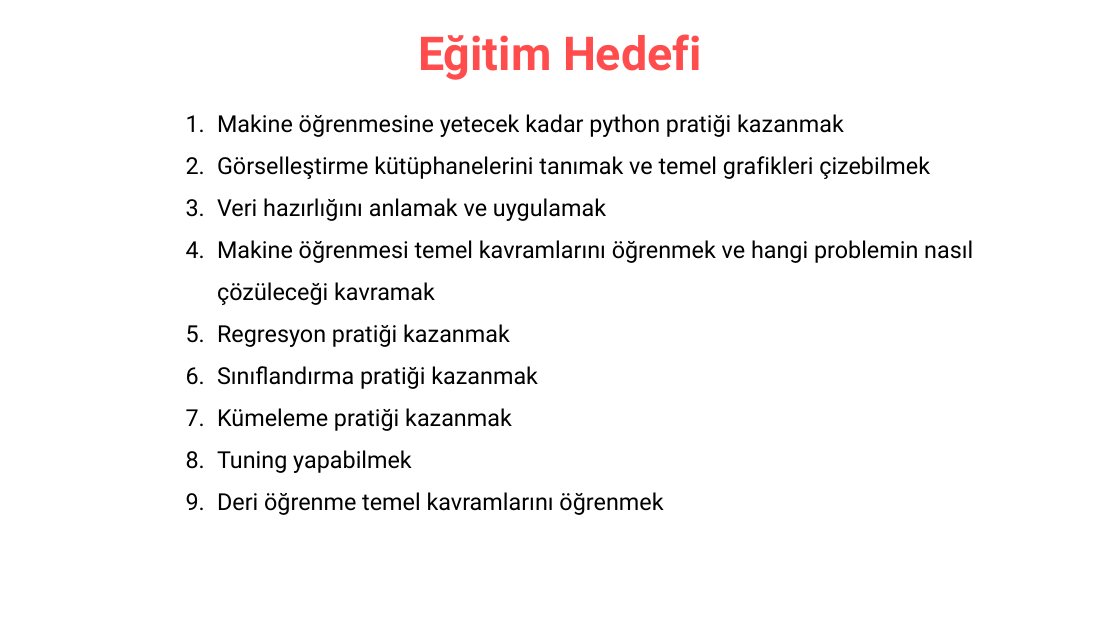
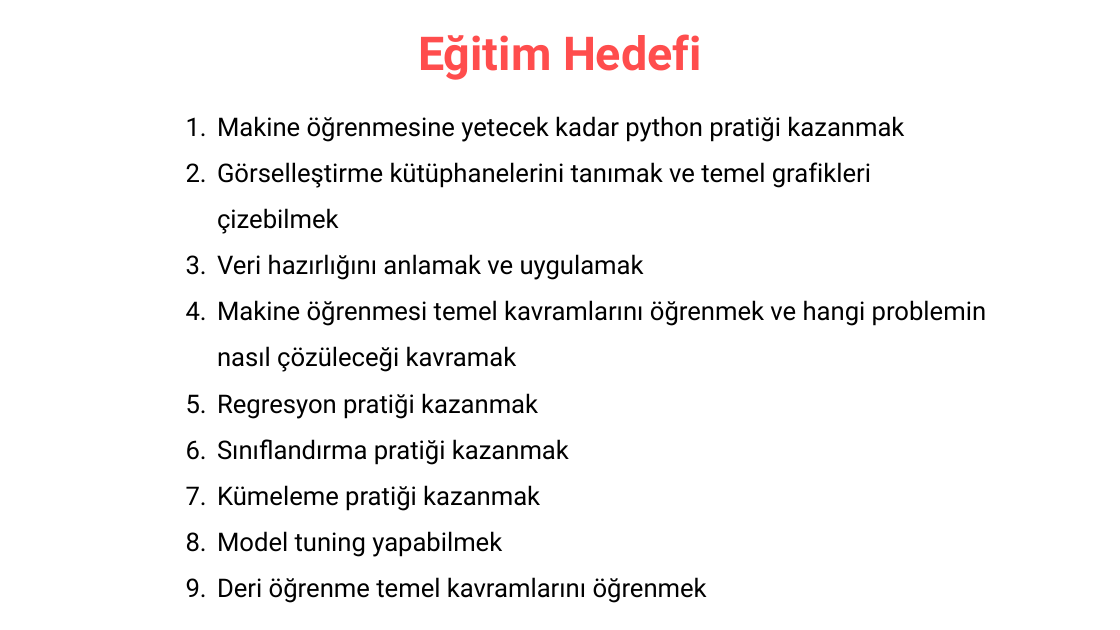
Before and after one commit to erkansirin78/machine-learning-with-python, a slide deck: slide 9 of opening_remarks.pptx (slide 5 before the commit). Drawn at 1120x630 pixels with LibreOffice and Linux fonts; fonts in the diff are those of the drawing. Boxes give left, top, right and bottom in pixels: in the first picture for what was removed or moved away, otherwise in the second. Text is boxed around its words. In the diff, an @@ line names an element or a change of style, - is before the commit and + after.

```diff
--- a/opening_remarks.pptx
+++ b/opening_remarks.pptx
@@ text at bbox=[217, 116, 986, 603]: size 20 to 22 pt @@
@@ text at bbox=[217, 531, 502, 557]: text changed; size 20 to 22 pt @@
-8. Tuning yapabilmek
+8. Model tuning yapabilmek
```
Also in this commit, not shown: 1 other slide changed, 4 slides added, 1 slide removed.
